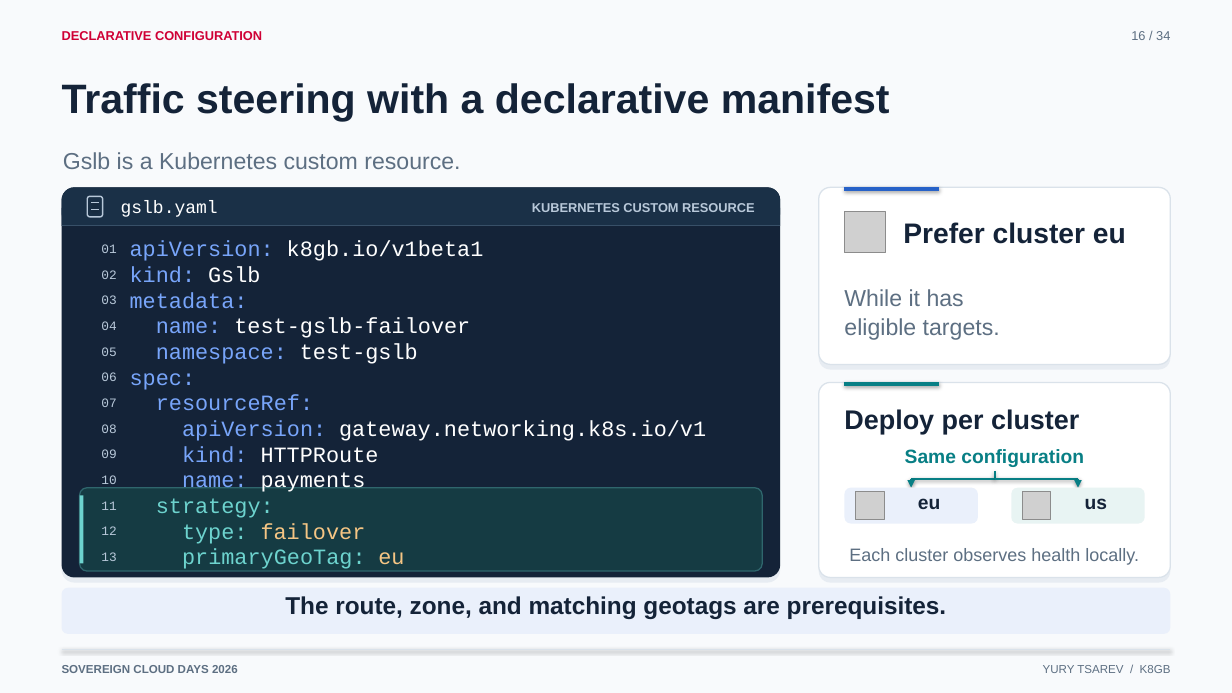
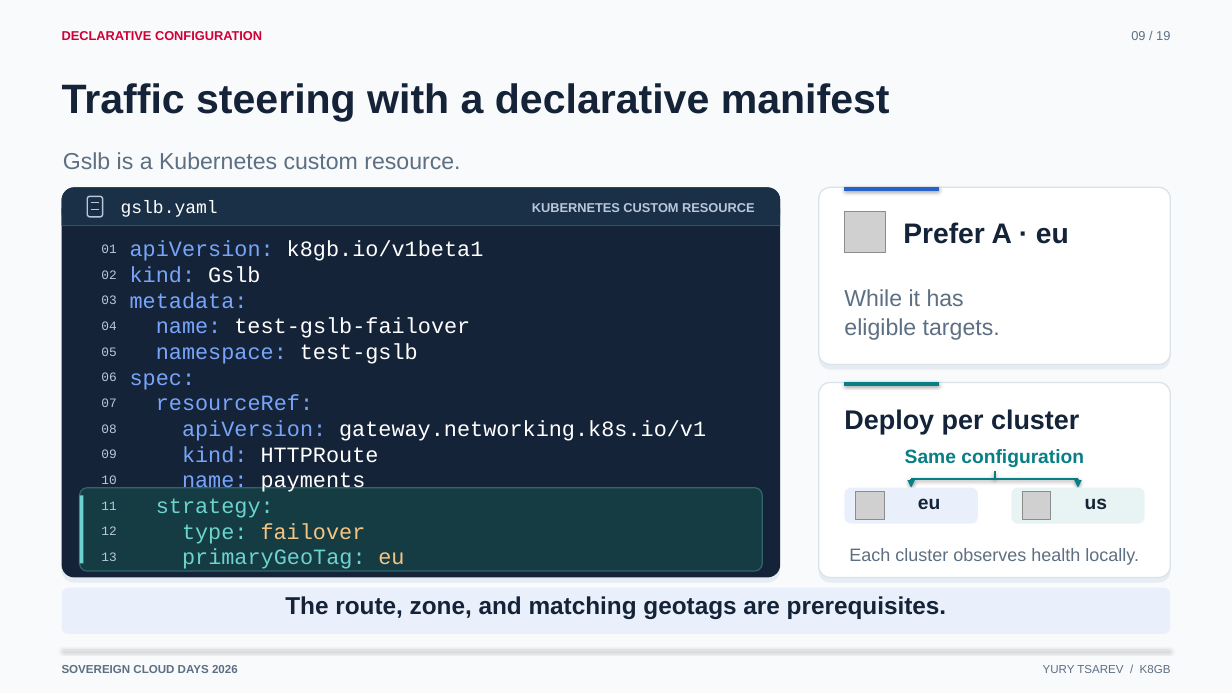
Before and after one commit to ytsarev/k8gb-sovereign-days-2026, a slide deck: slide 9 of slides/k8gb_sovereign_cloud_days_2026.pptx (slide 16 before the commit). Drawn at 1232x693 pixels with LibreOffice and Linux fonts; fonts in the diff are those of the drawing; grey boxes stand for pictures. Boxes give left, top, right and bottom in pixels: in the first picture for what was removed or moved away, otherwise in the second. Text is boxed around its words. In the diff, an @@ line names an element or a change of style, - is before the commit and + after.

```diff
--- a/slides/k8gb_sovereign_cloud_days_2026.pptx
+++ b/slides/k8gb_sovereign_cloud_days_2026.pptx
@@ text at [1131,31,1170,40]: text changed @@
-16 / 34
+09 / 19
@@ text at [903,222,1069,244]: text changed @@
-Prefer cluster eu
+Prefer A · eu
```
Also in this commit, not shown: 23 other slides changed, 2 slides added, 10 slides removed, 3 other files.
